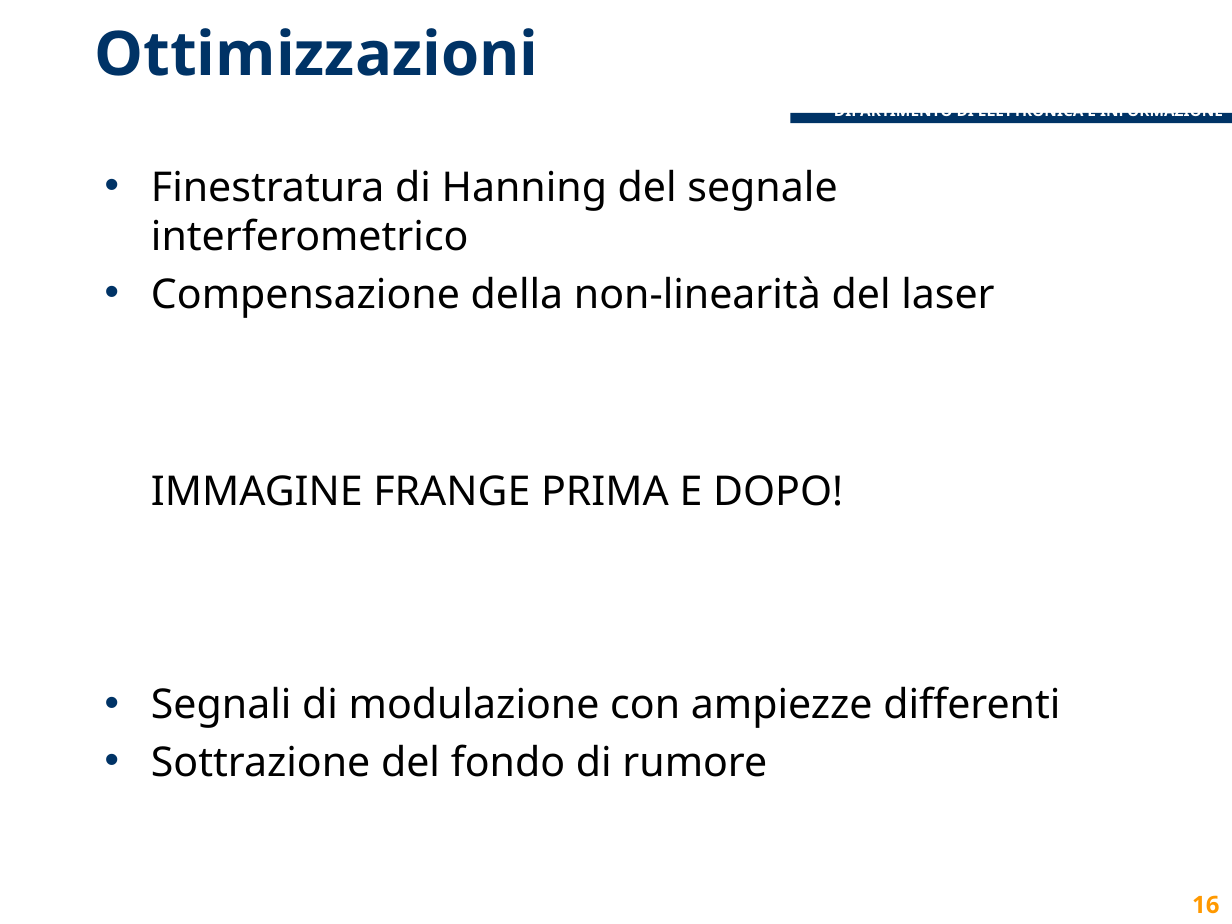
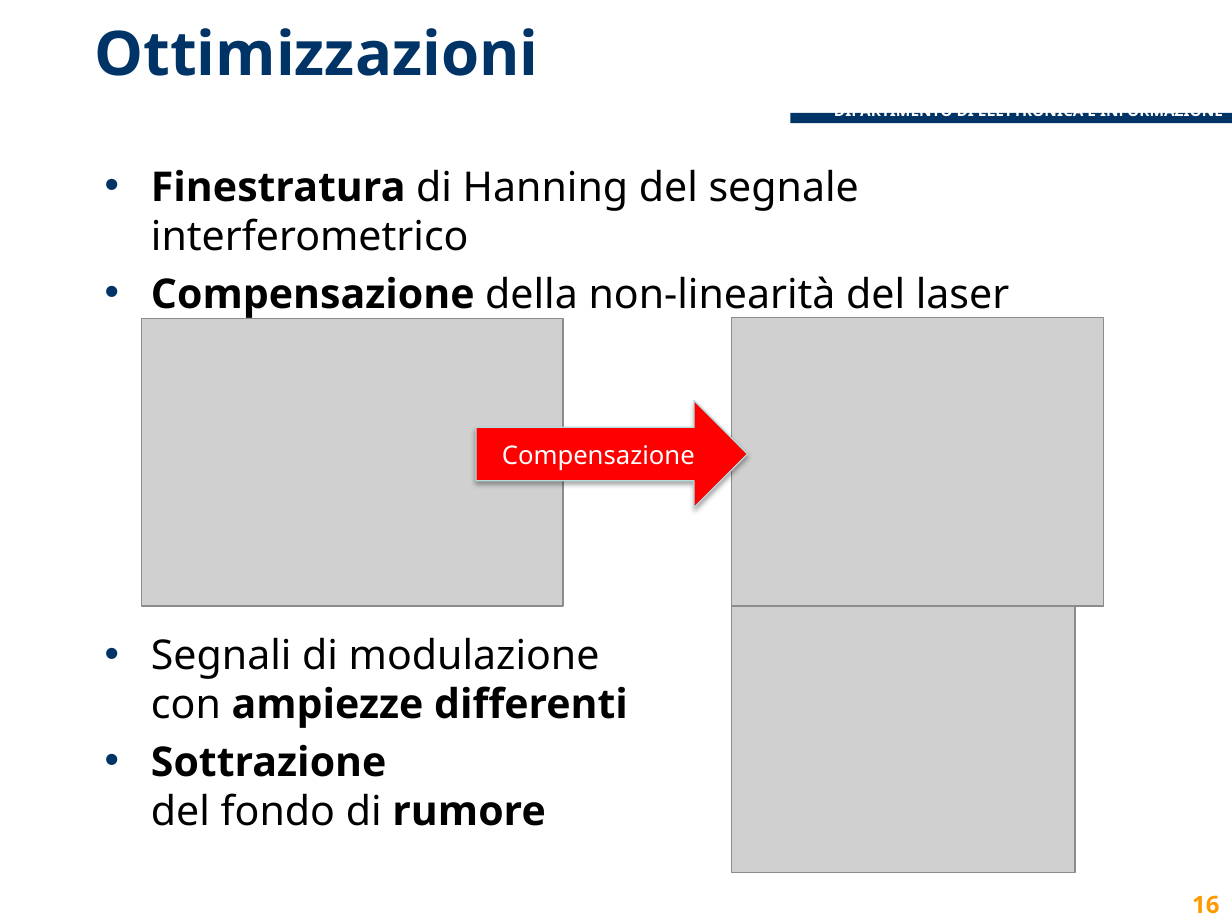
Before and after one commit to lcavagnispolimi/thesis_latex, a slide deck: slide 16 of presentazione_discussione.pptx. Drawn at 1232x924 pixels with LibreOffice and Linux fonts; fonts in the diff are those of the drawing; grey boxes stand for pictures; background and template pictures are left out. Boxes give left, top, right and bottom in pixels: in the first picture for what was removed or moved away, otherwise in the second. Text is boxed around its words. In the diff, an @@ line names an element or a change of style, - is before the commit and + after.

Commit message:
sistemata slide ottimizzazioni

```diff
--- a/presentazione_discussione.pptx
+++ b/presentazione_discussione.pptx
@@ text at box(151, 169, 859, 826): bold on in "Finestratura", "ampiezze differenti", "Sottrazione rumore" @@
@@ text at box(151, 276, 1009, 319): text changed @@
-• Compensazione della non-linearità del laser
-  IMMAGINE FRANGE PRIMA E DOPO!
+• Compensazione della non-linearità del laser
@@ picture added at box(142, 318, 563, 606) @@
@@ picture added at box(732, 318, 1104, 606) @@
@@ right arrow added at box(476, 400, 747, 508), fill #FF0000, outline #B6DCDF 0.75 pt, 15 pt, text #FFFFFF @@
+Compensazione
@@ picture added at box(732, 606, 1076, 872) @@
```
